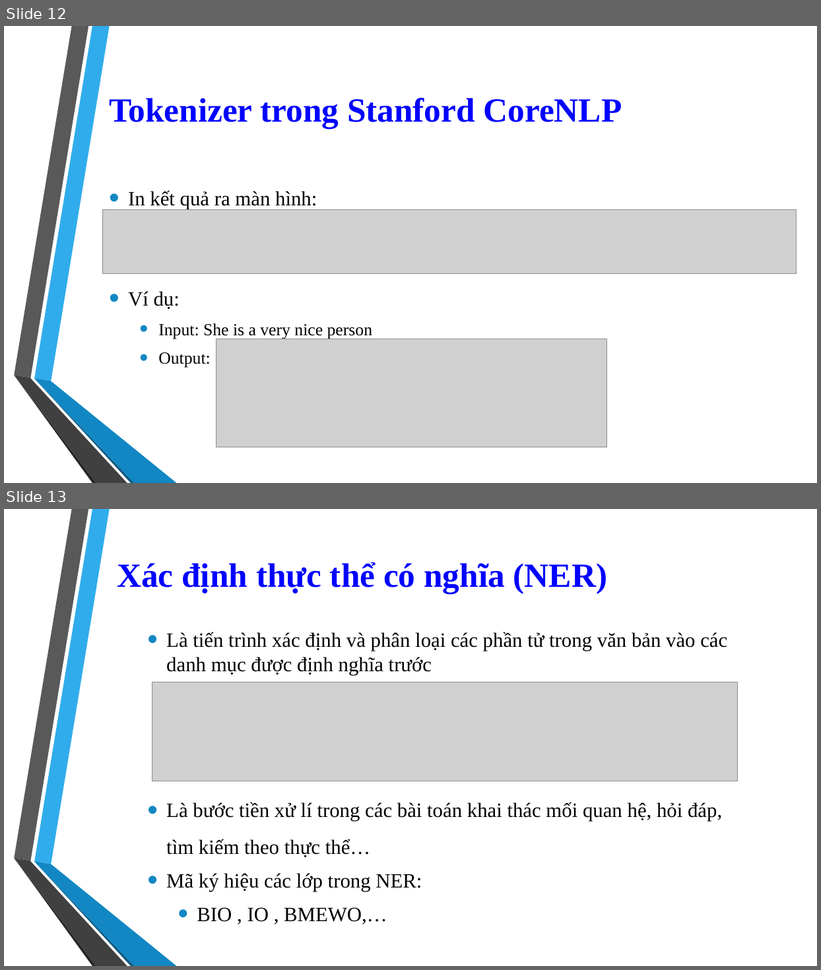
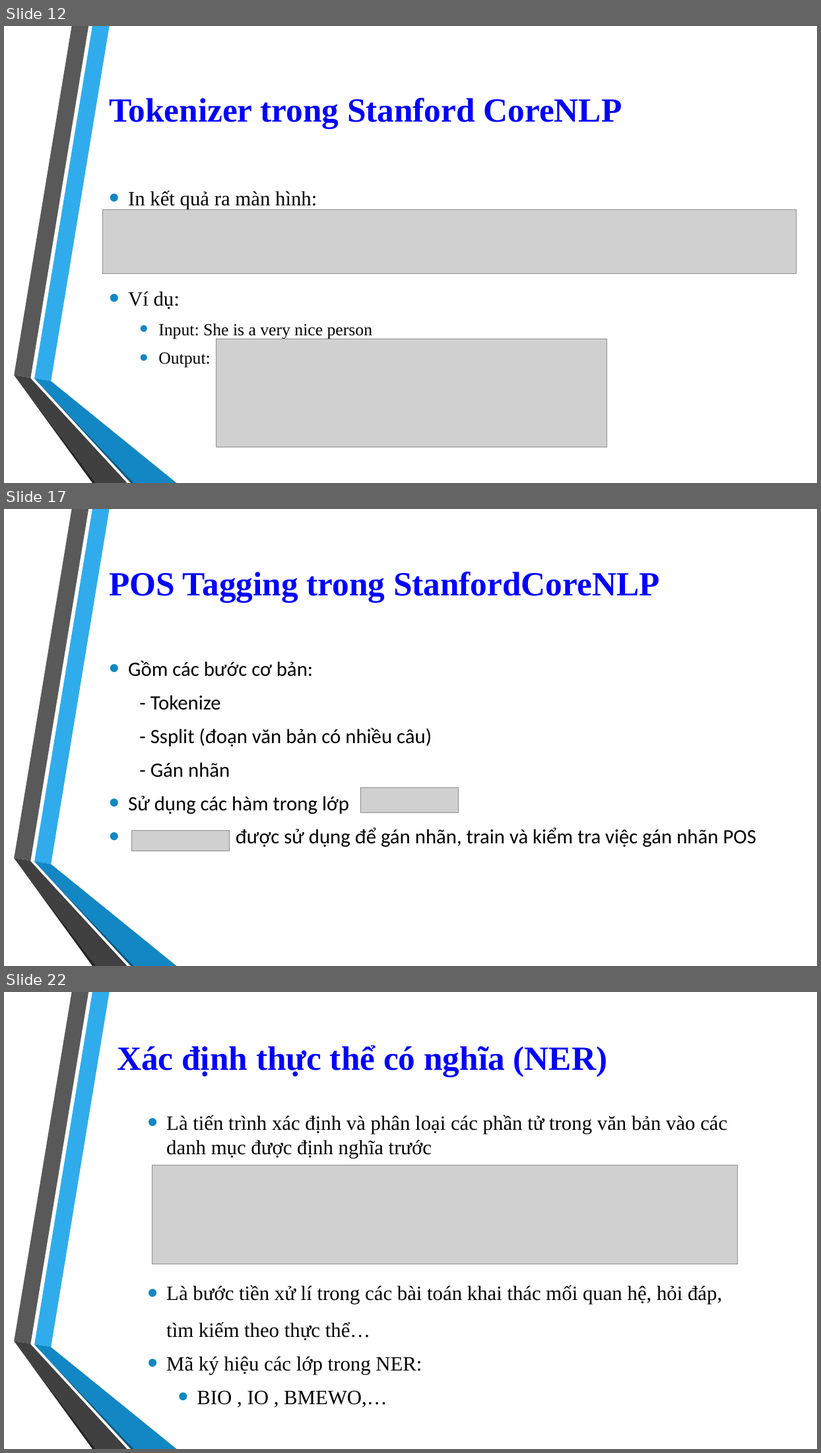
Before and after one commit to 1412520/TextMining, a slide deck: Seminar/Stanford_CoreNLP.pptx. Shown one above the other, each under a label of ours: slides 12 and 13 before the commit, slides 12, 17 and 22 after it; the slides between them are not shown. The pictures are 821x970 and 821x1453 pixels, drawn with LibreOffice and Linux fonts; fonts in the diff are those of the drawing; grey boxes stand for pictures; background and template pictures are left out. Boxes give left, top, right and bottom in pixels: in the first picture for what was removed or moved away, otherwise in the second. Text is boxed around its words. In the diff, an @@ line names an element or a change of style, - is before the commit and + after.

```diff
--- a/Seminar/Stanford_CoreNLP.pptx
+++ b/Seminar/Stanford_CoreNLP.pptx
@@ slide 17 added at (4,509,817,966), background picture (left out); not listed: 6 template elements that a slide beside it also shows @@
@@ title added at (109,572,660,602), 40 pt, text #0000FF, bold @@
+POS Tagging trong StanfordCoreNLP
@@ text added at (128,661,756,848), 24 pt, text #000000 @@
+• Gồm các bước cơ bản:
+- Tokenize
+- Ssplit (đoạn văn bản có nhiều câu)
+- Gán nhãn
+• Sử dụng các hàm trong lớp
+• được sử dụng để gán nhãn, train và kiểm tra việc gán nhãn POS
@@ picture added at (361,788,459,813) @@
@@ picture added at (132,831,230,851) @@
@@ what was slide 13 is now slide 22 @@
```
Also in this commit, not shown: 1 slide changed, 8 other slides added, 2 other files.
